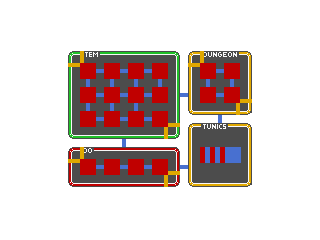
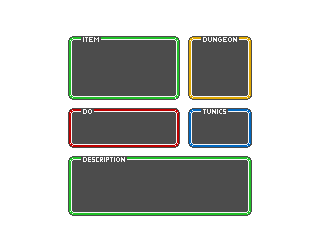
Before/after of a 320 x 240 layered artwork. What changed in the layer stack:
hid "positions", painted on it over 68, 36, 252, 187
painted on "fill" over 68, 36, 252, 216
renamed "borders" to "fill copy", painted on it over 69, 37, 251, 215
